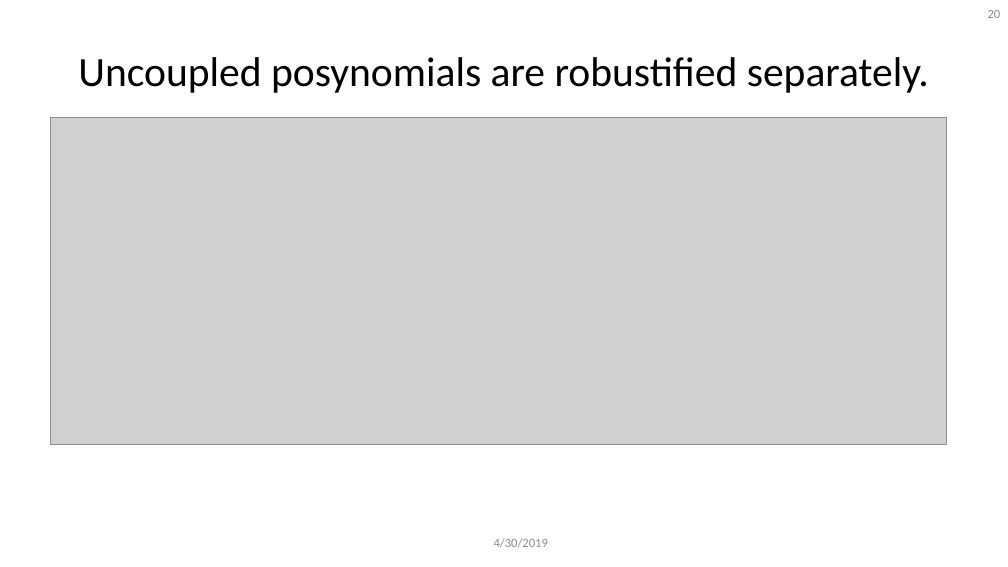
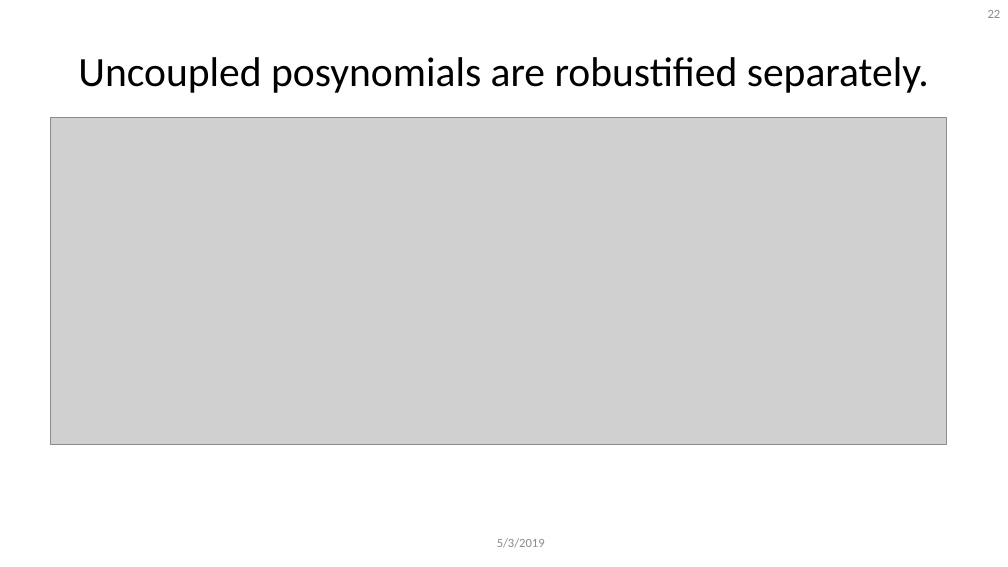
Before and after one commit to 1ozturkbe/robustSPpaper, a slide deck: slide 22 of presentations/acdlSeminar_20190503.pptx (slide 20 before the commit). Drawn at 1008x567 pixels with LibreOffice and Linux fonts; fonts in the diff are those of the drawing; grey boxes stand for pictures; background and template pictures are left out. Boxes give left, top, right and bottom in pixels: in the first picture for what was removed or moved away, otherwise in the second. Text is boxed around its words. In the diff, an @@ line names an element or a change of style, - is before the commit and + after.

```diff
--- a/presentations/acdlSeminar_20190503.pptx
+++ b/presentations/acdlSeminar_20190503.pptx
@@ page number at (x1=988, y1=10, x2=1001, y2=18): text changed @@
-20
+22
@@ text at (x1=497, y1=538, x2=545, y2=548): text changed @@
-4/30/2019
+5/3/2019
```
Also in this commit, not shown: 32 other slides changed, 3 slides added, 1 slide removed.
